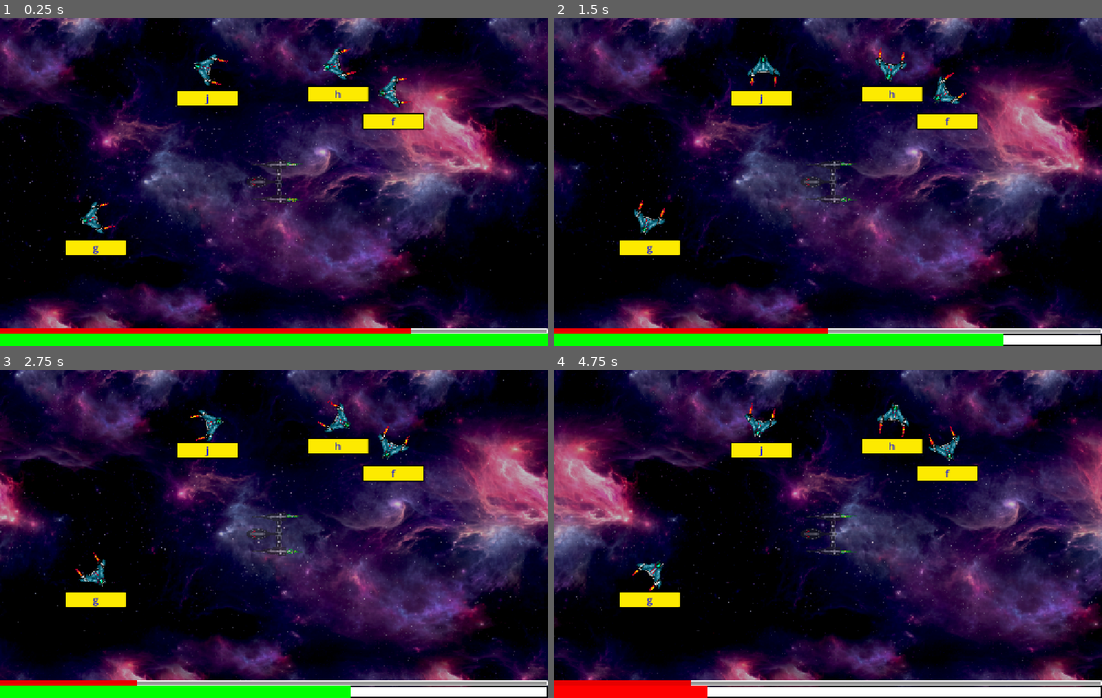
Above: before the commit, frames 1-4 (two rows, left to right).
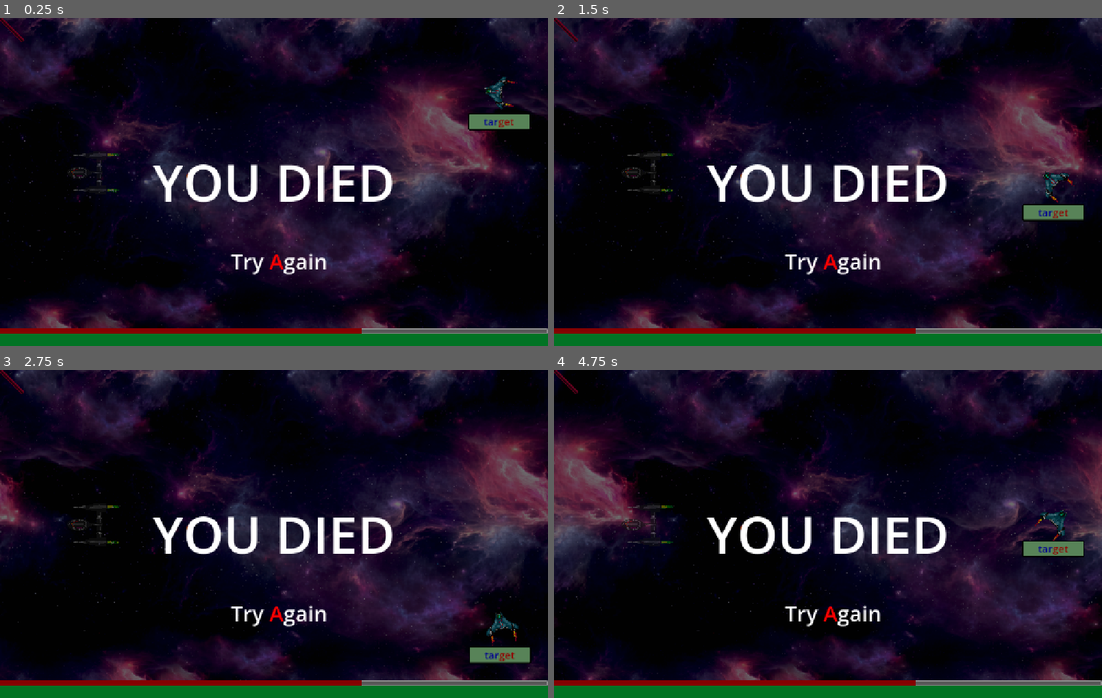
Above: after the commit, the same moments.

Repository: RaulHuertas/galaxy-keys
Game: Godot game, scene res://practice_game.tscn
Two runs of this game, one before a commit and one after it. Both use one fixed random seed, a clock stepped at 60 frames per second and the inputs below.
Inputs:
- Up to frame 1 (0.25 s): no input
- Up to frame 2 (1.5 s): tap Enter at 0.5 s
- Up to frame 3 (2.75 s): no input
- Up to frame 4 (4.75 s): no input

The runs differ from the first frame. In frame 1, 43% of the frame differs, in the area x 0-100%, y 0-100%; in frame 2, 44%; in frame 3, 44%; in frame 4, 45%.
Error after the commit: Parse Error: Could not preload resource file "res://enemies/enemy_ship_2.tscn". (res://practice_game.gd:22)

Commit message:
different enemies can be created according to the level

Diff:
--- a/enemies/EnemyShip.gd
+++ b/enemies/EnemyShip.gd
@@ -103,9 +103,6 @@
 func get_sprite():
 	return sprite
 
-
-
-
 func is_destroyed()->bool:
 	return state == State.DESTROYED
 
--- a/enemies/enemy_ship_2.tscn
+++ b/enemies/enemy_ship_2.tscn
@@ -1,8 +1,37 @@
 [gd_scene format=3 uid="uid://sn7o4kkcaoeq"]
 
 [ext_resource type="Script" uid="uid://b5c5xu1m65b6a" path="res://enemies/enemy_ship_2.gd" id="1_vkgvv"]
-[ext_resource type="SpriteFrames" uid="uid://bnymged0trdtn" path="res://assets/flipbooks/enemy_ship_1.tres" id="2_g4uv2"]
+[ext_resource type="Texture2D" uid="uid://dt5jbqiomibes" path="res://assets/flipbooks/enemy_ship_2.png" id="2_vkgvv"]
 [ext_resource type="Texture2D" uid="uid://8n3ll77aehnw" path="res://assets/flipbooks/target.png" id="3_ci8me"]
+
+[sub_resource type="AtlasTexture" id="AtlasTexture_llby8"]
+atlas = ExtResource("2_vkgvv")
+region = Rect2(0, 0, 82, 99)
+
+[sub_resource type="AtlasTexture" id="AtlasTexture_oyeyk"]
+atlas = ExtResource("2_vkgvv")
+region = Rect2(82, 0, 82, 99)
+
+[sub_resource type="AtlasTexture" id="AtlasTexture_vujwf"]
+atlas = ExtResource("2_vkgvv")
+region = Rect2(164, 0, 82, 99)
+
+[sub_resource type="SpriteFrames" id="SpriteFrames_g0l41"]
+animations = [{
+"frames": [{
+"duration": 1.0,
+"texture": SubResource("AtlasTexture_llby8")
+}, {
+"duration": 1.0,
+"texture": SubResource("AtlasTexture_oyeyk")
+}, {
+"duration": 1.0,
+"texture": SubResource("AtlasTexture_vujwf")
+}],
+"loop": true,
+"name": &"default",
+"speed": 9.0
+}]
 
 [sub_resource type="AtlasTexture" id="AtlasTexture_ss361"]
 atlas = ExtResource("3_ci8me")
@@ -125,7 +154,9 @@
 [node name="sprite" type="AnimatedSprite2D" parent="." unique_id=1563110004]
 unique_name_in_owner = true
 texture_filter = 1
-sprite_frames = ExtResource("2_g4uv2")
+sprite_frames = SubResource("SpriteFrames_g0l41")
+frame = 1
+frame_progress = 0.10097796
 
 [node name="aim" type="AnimatedSprite2D" parent="." unique_id=1189556481]
 unique_name_in_owner = true
--- a/practice_game.gd
+++ b/practice_game.gd
@@ -1,6 +1,5 @@
 extends Node2D
 
-@onready var enemy_ship_scene_1 : Resource = preload("res://enemies/enemy_ship_1.tscn")
 
 #ui controls
 @onready var main_ship : MainShip = %main_ship
@@ -17,6 +16,21 @@
 const characters_level_1 = ["f","g","h","j"]
 const characters_level_2 = ["f","g","h","j","r","t","y","u","c","v","n","m"]
 const character_levels : Array = [characters_level_1,characters_level_2]
+
+
+@onready var enemy_ship_scene_1 : Resource = preload("res://enemies/enemy_ship_1.tscn")
+@onready var enemy_ship_scene_2 : Resource = preload("res://enemies/enemy_ship_2.tscn")
+@onready var enemies_level_1 : Array = [enemy_ship_scene_1]
+@onready var enemies_level_2 : Array = [enemy_ship_scene_1,enemy_ship_scene_2]
+@onready var enemies = [
+	enemies_level_1,
+	enemies_level_2
+]
+
+func getRandomEnemyInstance(level: int)->Node:
+	var n_enemies : int = enemies[level].size()
+	var index : int = randi_range(0, n_enemies-1)
+	return enemies[level][index].instantiate()
 
 enum State {
 	FREE,
@@ -73,7 +87,8 @@
 
 	var enemies_to_spawn = min(character_levels[current_level].size(),9)
 	for enemy in enemies_to_spawn:
-		var new_ship = enemy_ship_scene_1.instantiate()
+		#var new_ship = enemy_ship_scene_2.instantiate()
+		var new_ship = getRandomEnemyInstance(1)
 		var random_angle = randf_range(0.25*PI, -1.25*PI)
 		var random_range = randf_range(min_range, max_range)
 		var random_radius = random_range*radius
